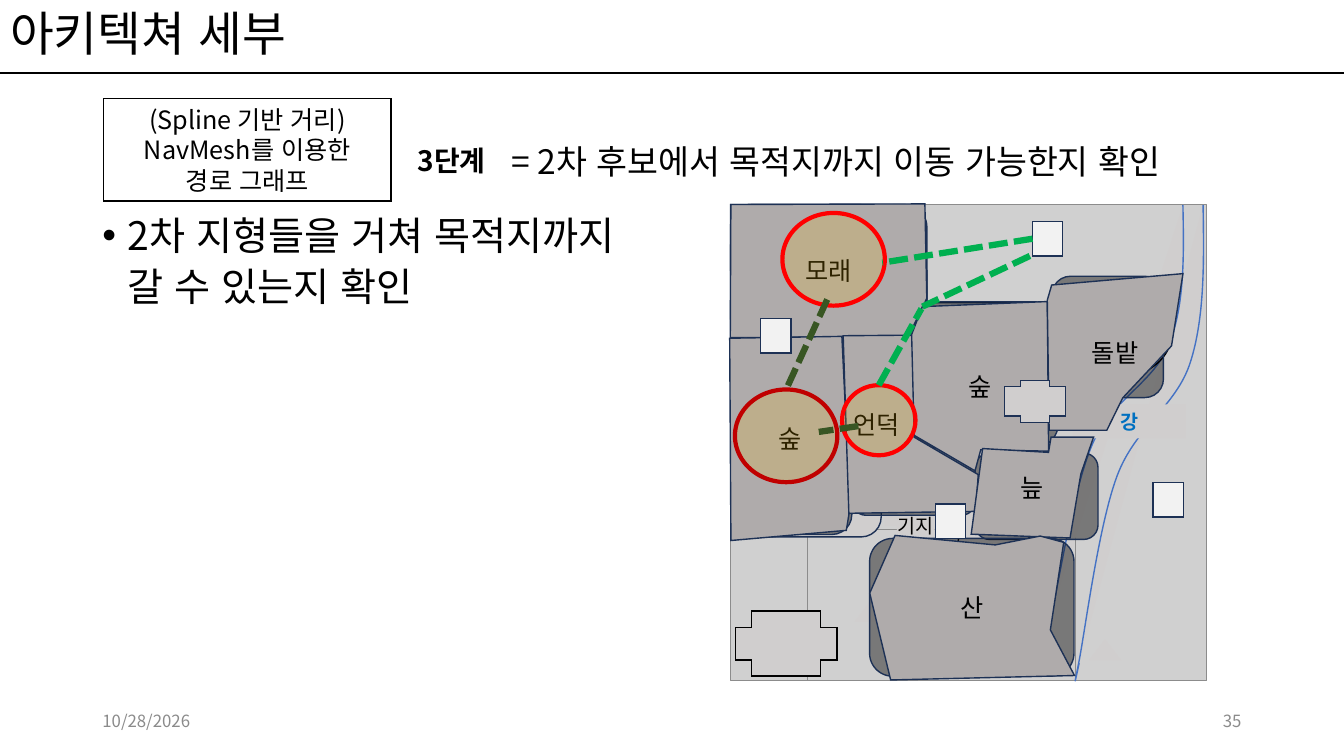
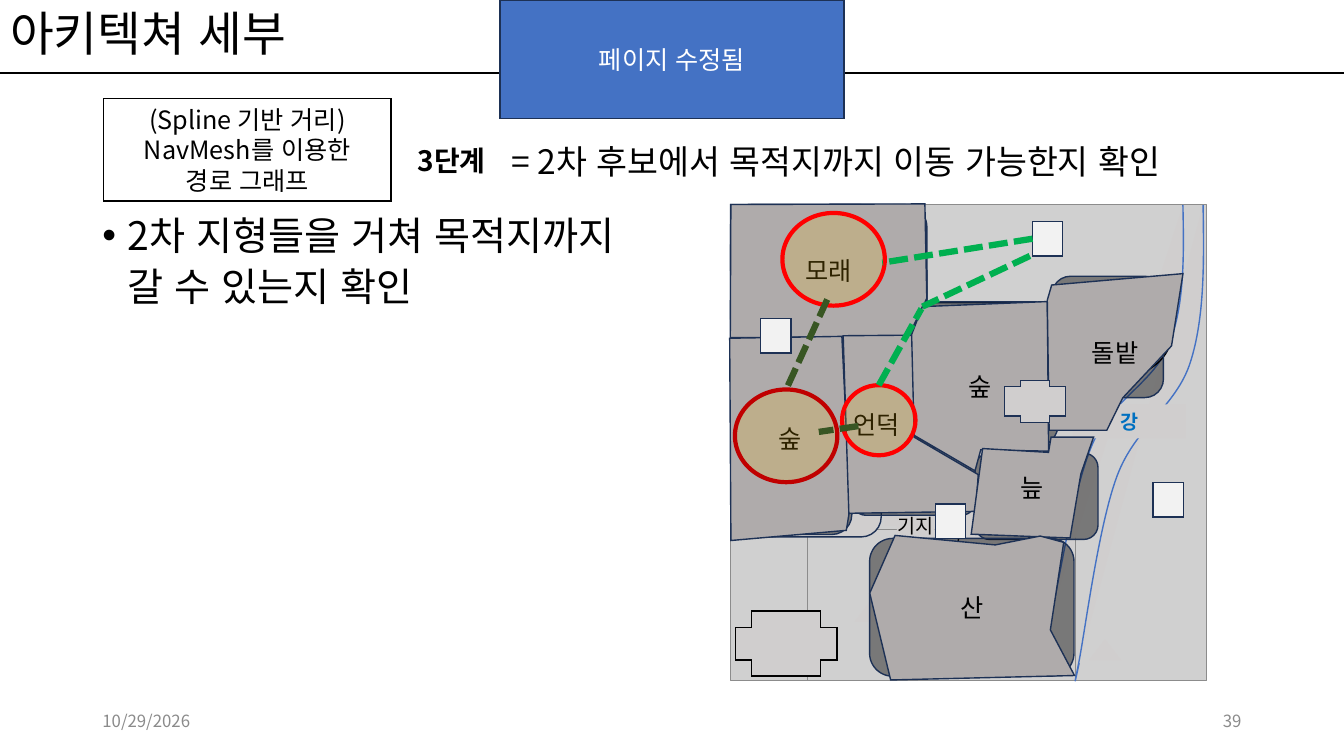
Before and after one commit to kwakyerin/2026_Graduation_Project, a slide deck: slide 39 of documents/HyunahKwon/design/designing/for_teammates/배트와 달트_기획.pptx (slide 35 before the commit). Drawn at 1344x756 pixels with LibreOffice and Linux fonts; fonts in the diff are those of the drawing; grey boxes stand for pictures. Boxes give left, top, right and bottom in pixels: in the first picture for what was removed or moved away, otherwise in the second. Text is boxed around its words. In the diff, an @@ line names an element or a change of style, - is before the commit and + after.

```diff
--- a/documents/HyunahKwon/design/designing/for_teammates/배트와 달트_기획.pptx
+++ b/documents/HyunahKwon/design/designing/for_teammates/배트와 달트_기획.pptx
@@ rectangle added at [500, 0, 844, 119], fill #4472C4, outline #1E3256 1 pt, 18 pt, text #FFFFFF @@
+페이지 수정됨
@@ text at [102, 714, 190, 730]: text changed @@
-10/28/2026
+10/29/2026
@@ page number at [1223, 714, 1242, 727]: text changed @@
-35
+39
```
Also in this commit, not shown: 79 other slides changed, 5 slides added, 1 slide removed.
